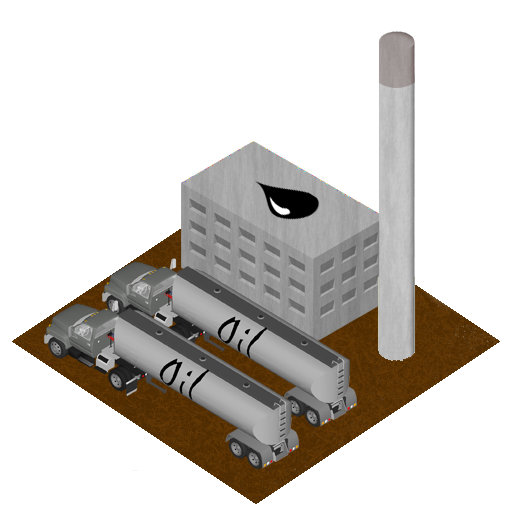
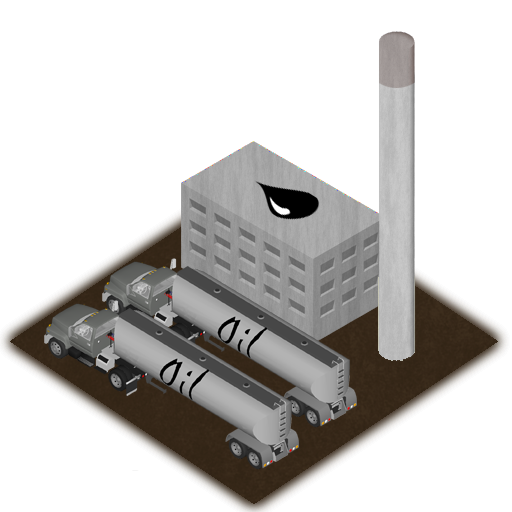
Revision of a layered w=512, h=512 image; what changed, layer by layer:
added layer "Layer 11" above "ground" over [0, 208, 510, 512]
hid "ground" over [12, 208, 500, 504]
